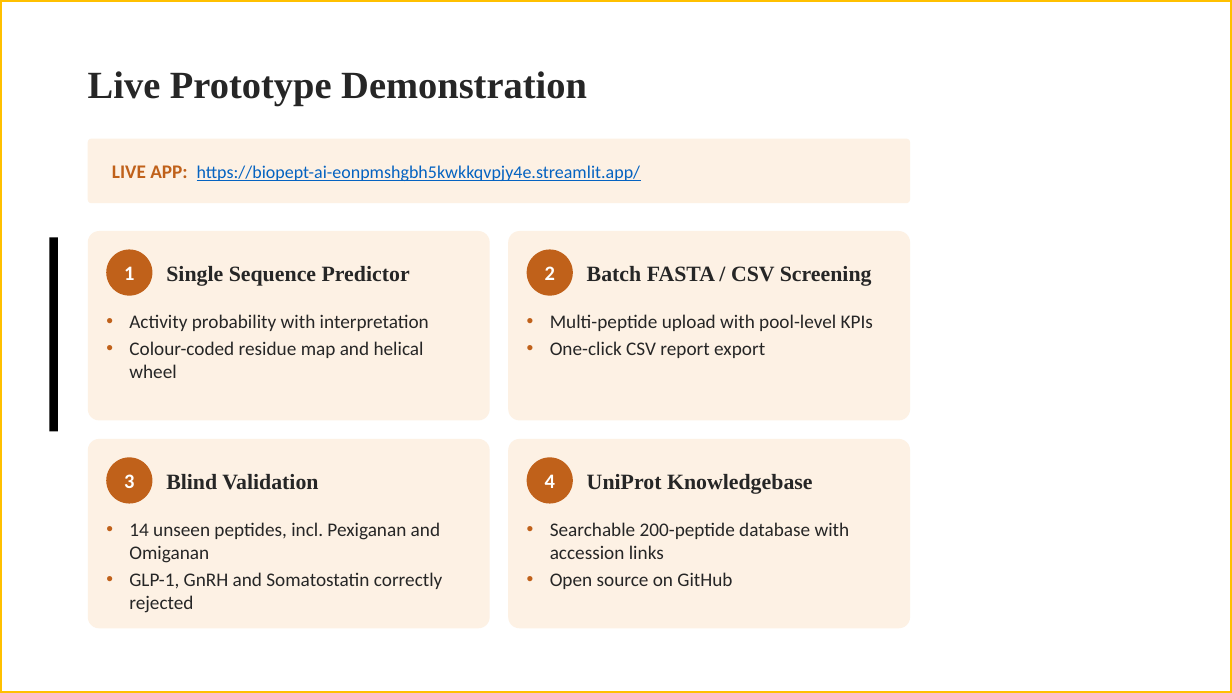
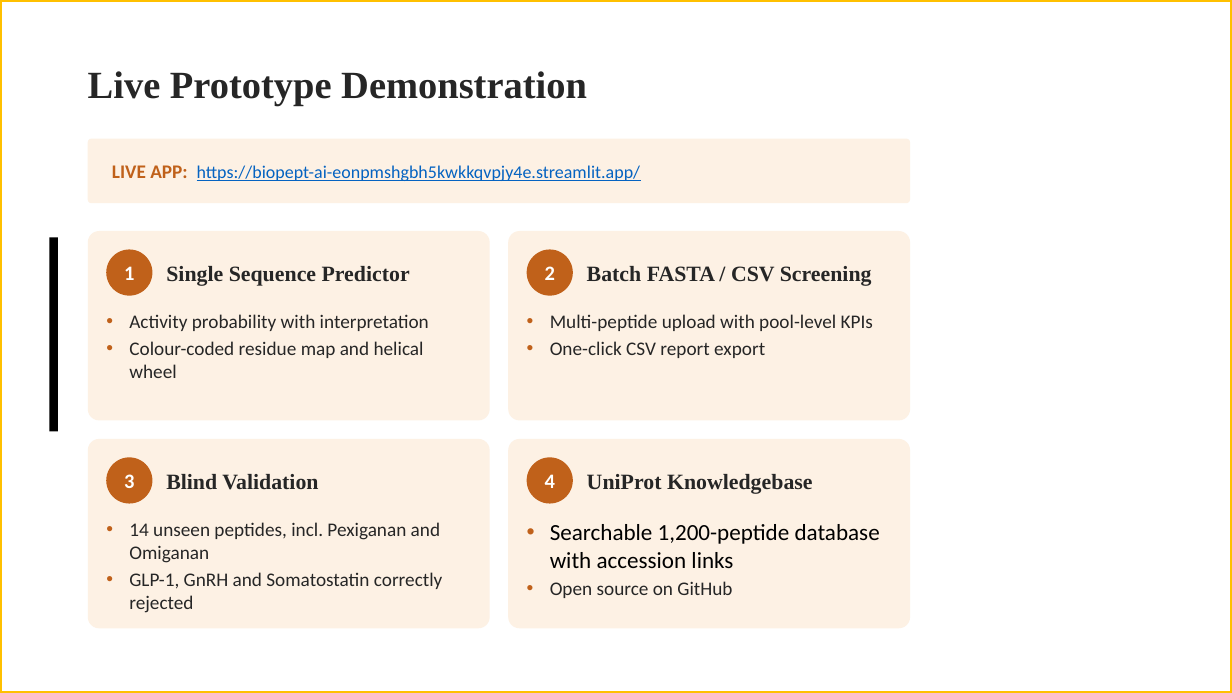
Before and after one commit to sreenivasbonala/biopept-ai, a slide deck: slide 4 of BioPept_AI_REVA_Template.pptx. Drawn at 1232x693 pixels with LibreOffice and Linux fonts; fonts in the diff are those of the drawing; background and template pictures are left out. Boxes give left, top, right and bottom in pixels: in the first picture for what was removed or moved away, otherwise in the second. Text is boxed around its words. In the diff, an @@ line names an element or a change of style, - is before the commit and + after.

Commit message:
Scale to 1,200 real peptide benchmark dataset: re-train Random Forest, update figures, metrics, and REVA presentation deck

```diff
--- a/BioPept_AI_REVA_Template.pptx
+++ b/BioPept_AI_REVA_Template.pptx
@@ text at (550,524,880,568): text changed; size 15 to 18 pt; text colour #262626 to #000000 @@
-• Searchable 200-peptide database with accession links
+• Searchable 1,200-peptide database with accession links
```
Also in this commit, not shown: 1 other slide changed, 14 other files.
